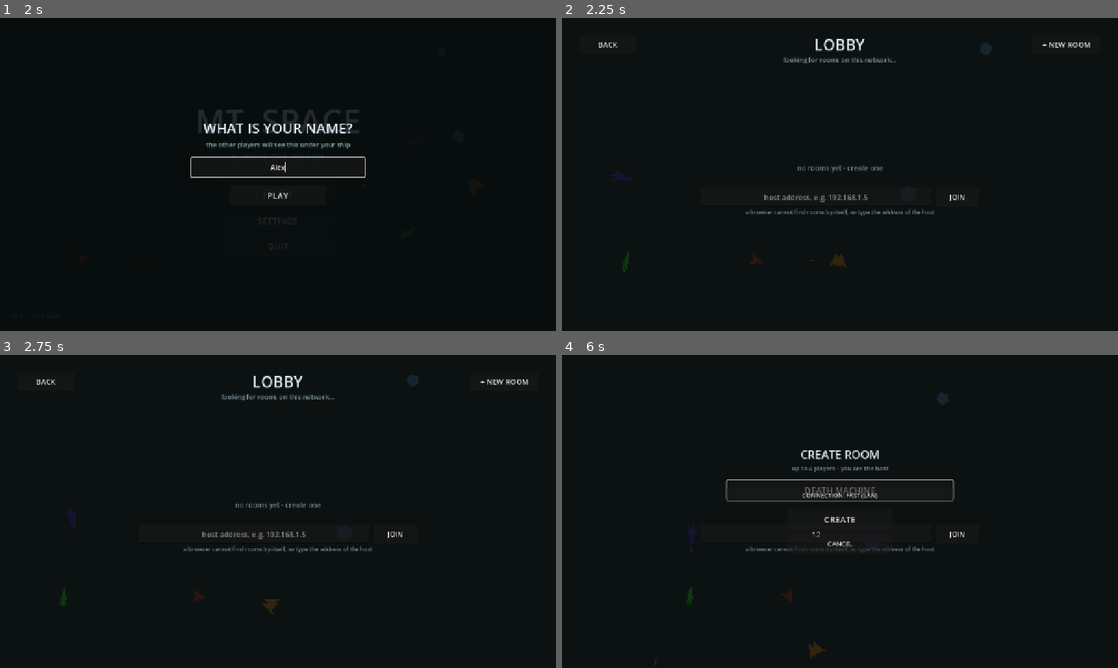
Above: before the commit, frames 1-4 (two rows, left to right).
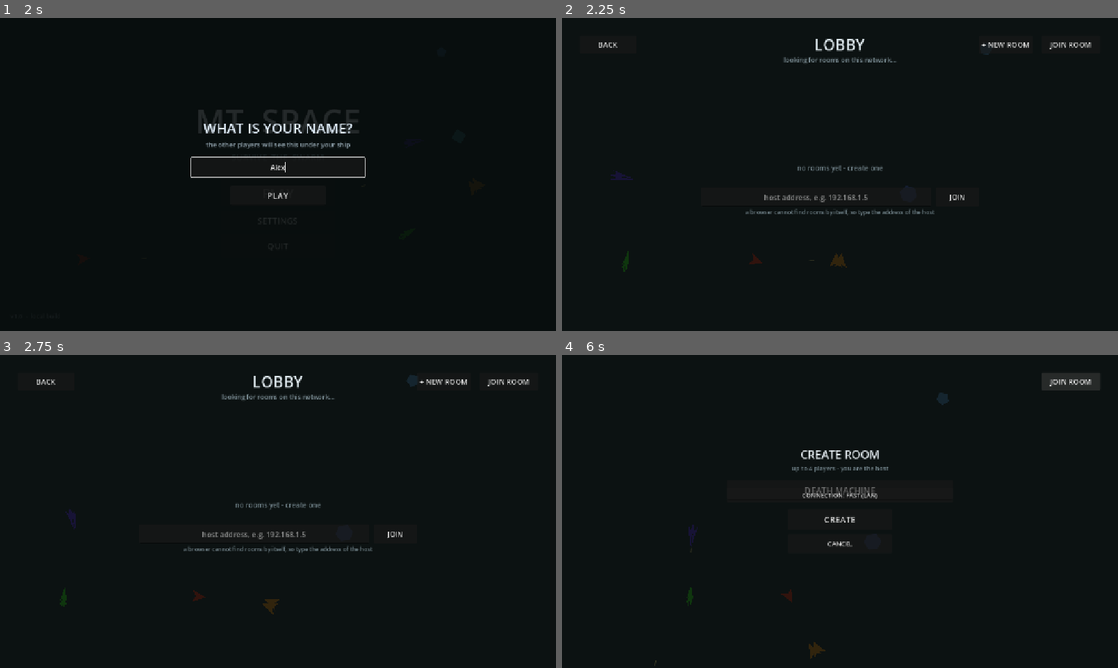
Above: after the commit, the same moments.

Repository: lmt1102011/MT-Space
Game: Godot game, scene res://scenes/menu.tscn
Same seed, same stepped clock (60 frames per second), same inputs: the game is played once before the commit and once after it.
Inputs (mouse positions are in pixels of both pictures, inside the frame that each line leads up to):
- Up to frame 1 (2 s): click "PLAY" at 0.5 s; click (278, 168) at 1.27 s; type "Alex" at 1.35 s
- Up to frame 2 (2.25 s): click "PLAY" at 2 s
- Up to frame 3 (2.75 s): no input
- Up to frame 4 (6 s): click (817, 533) at 2.77 s; type "12" at 2.85 s; click "+ NEW ROOM" at 3.5 s; click "JOIN" at 4.25 s; click "+ NEW ROOM" at 5 s; click (1073, 380) at 5.75 s, where only the run after the commit has a clickable "JOIN ROOM"

Frame 1 is identical in both runs. In frame 2, 0.2% of the frame differs, in the area x 75-96%, y 7-10%; in frame 3, 0.2%; in frame 4, 1.1%, in the area x 29-97%, y 5-64%.

Commit message:
lobby: join by host sits next to new room

Diff:
--- a/scenes/lobby.tscn
+++ b/scenes/lobby.tscn
@@ -68,14 +68,26 @@
 [node name="CreateRoomButton" type="Button" parent="UI"]
 anchor_left = 1.0
 anchor_right = 1.0
-offset_left = -196.0
+offset_left = -320.0
+offset_top = 40.0
+offset_right = -196.0
+offset_bottom = 82.0
+grow_horizontal = 0
+grow_vertical = 2
+theme_override_font_sizes/font_size = 17
+text = "+ NEW ROOM"
+
+[node name="JoinRoomButton" type="Button" parent="UI"]
+anchor_left = 1.0
+anchor_right = 1.0
+offset_left = -176.0
 offset_top = 40.0
 offset_right = -40.0
 offset_bottom = 82.0
 grow_horizontal = 0
 grow_vertical = 2
 theme_override_font_sizes/font_size = 17
-text = "+ NEW ROOM"
+text = "JOIN ROOM"
 
 [node name="RoomsList" type="VBoxContainer" parent="UI"]
 anchor_left = 0.5
--- a/scripts/lobby.gd
+++ b/scripts/lobby.gd
@@ -16,6 +16,7 @@
 @onready var _rooms_list: VBoxContainer = $UI/RoomsList
 @onready var _empty_label: Label = $UI/EmptyLabel
 @onready var _create_btn: Button = $UI/CreateRoomButton
+@onready var _join_btn: Button = $UI/JoinRoomButton
 @onready var _back_btn: Button = $UI/BackButton
 @onready var _header: Label = $UI/Header
 @onready var _sub_header: Label = $UI/SubHeader
@@ -47,6 +48,7 @@
 
 func _ready() -> void:
 	_create_btn.pressed.connect(_on_create)
+	_join_btn.pressed.connect(_on_join_pressed)
 	_back_btn.pressed.connect(_on_back)
 	_leave_btn.pressed.connect(_on_leave)
 	_add_btn.pressed.connect(_on_add_player)
@@ -212,6 +214,14 @@
 
 # The player typed the address of a host, that is the only way to find a room
 # from a browser.
+func _on_join_pressed() -> void:
+	Game.sfx("click", -10.0, 0.95, 1.05)
+	# a small panel to type the address of the host
+	_address_panel.visible = not _address_panel.visible
+	if _address_panel.visible and _address_edit:
+		_address_edit.grab_focus()
+
+
 func _on_join_address() -> void:
 	Game.sfx("click", -10.0, 0.95, 1.05)
 	var text := _address_edit.text.strip_edges()
@@ -233,6 +243,7 @@
 	if not Net.join_room(address, port, web):
 		return
 	_in_room = true
+	_address_panel.visible = false
 	_refresh()
 
 
